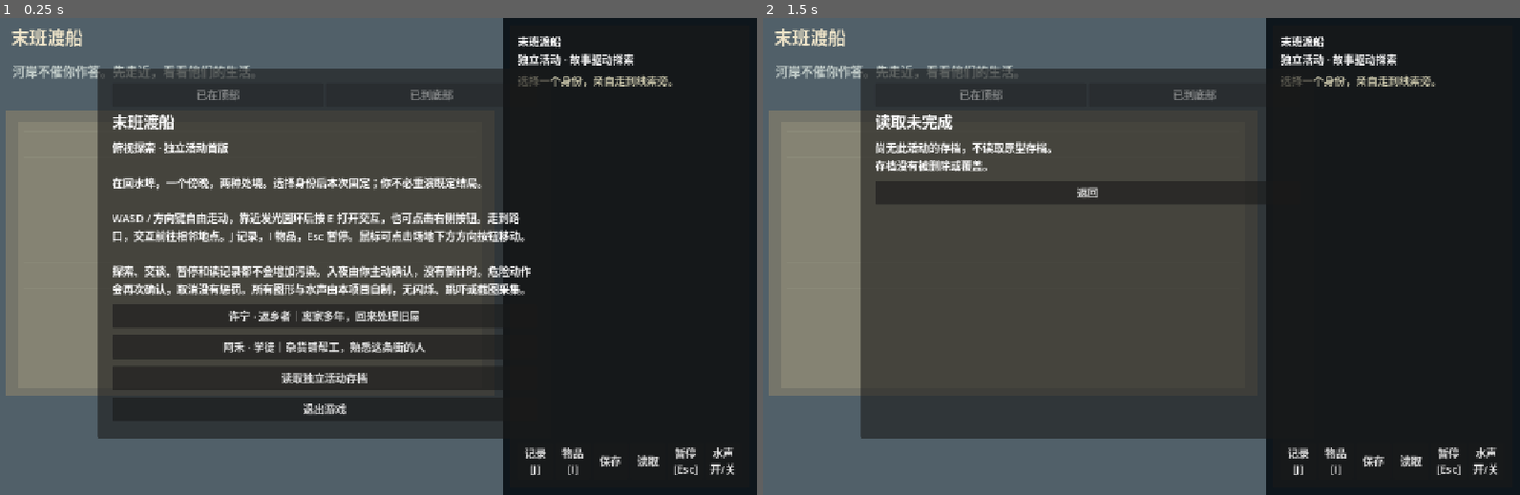
Above: before the commit, frames 1-2 (left to right).
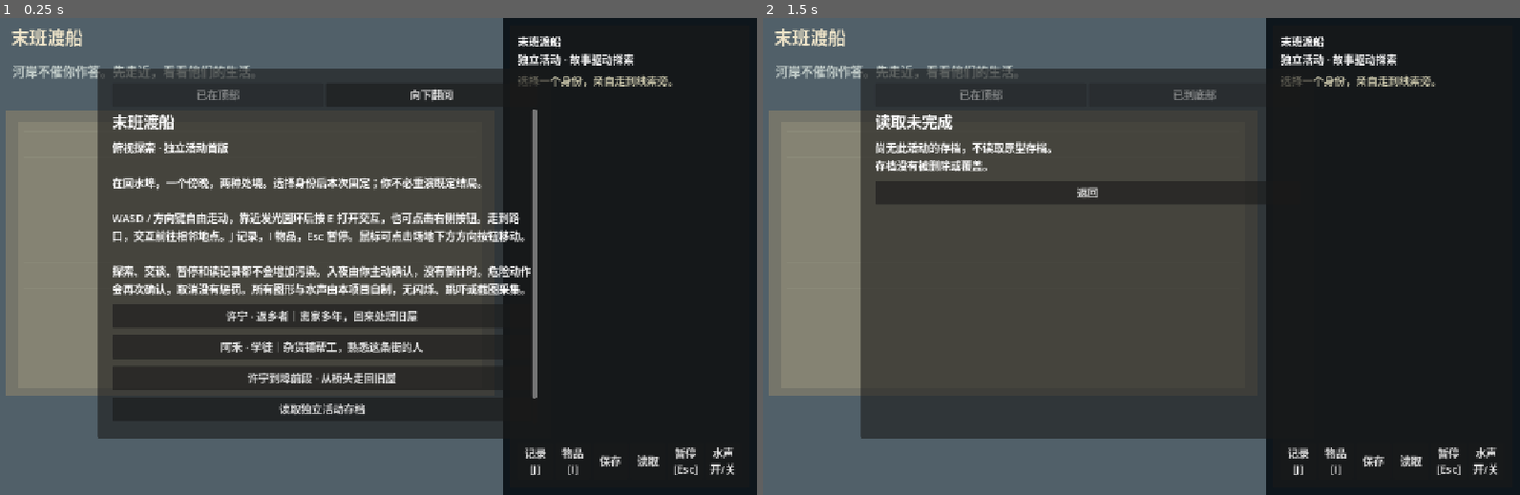
Above: after the commit, the same moments.

Repository: questroot/Cun
Game: Godot game, scene res://main.tscn
Same seed, same stepped clock (60 frames per second), same inputs: the game is played once before the commit and once after it.
Inputs:
- Up to frame 1 (0.25 s): no input
- Up to frame 2 (1.5 s): click "暂停 [Esc]" at 0.5 s; click "读取独立活动存档" at 1.25 s

The runs differ from the first frame. In frame 1, 1.8% of the frame differs, in the area x 29-71%, y 15-84%; in frame 2, nothing differs.

Commit message:
Add optional playable bridgehead arrival before returnee's existing opening

Diff:
--- a/activities/last-ferry/game/main.gd
+++ b/activities/last-ferry/game/main.gd
@@ -226,6 +226,7 @@
 	open_modal("末班渡船", "俯视探索 · 独立活动首版\n\n在回水埠，一个傍晚，两种处境。选择身份后本次固定；你不必重演既定结局。\n\nWASD / 方向键自由走动，靠近发光圆环后按 E 打开交互，也可点击右侧按钮。走到路口，交互前往相邻地点。J 记录，I 物品，Esc 暂停。鼠标可点击场地下方方向按钮移动。\n\n探索、交谈、暂停和读记录都不会增加污染。入夜由你主动确认，没有倒计时。危险动作会再次确认，取消没有惩罚。所有图形与水声由本项目自制，无闪烁、跳吓或截图采集。")
 	button(modal_body, "许宁 · 返乡者｜离家多年，回来处理旧屋", func(): start_game("xu"))
 	button(modal_body, "阿禾 · 学徒｜杂货铺帮工，熟悉这条街的人", func(): start_game("he"))
+	button(modal_body, "许宁到埠前段 · 从桥头走回旧屋", func(): start_game("xu"); story.change_place("arrival"); player = Vector2(450,440); story.note("班车在桥头放下你和一只行李箱。司机问要不要替你送到门口，你说先自己走走。旧屋钥匙在自己口袋里，不必找人证明你有权回来。"); last_place = ""; update_world(); refresh_ui())
 	button(modal_body, "读取独立活动存档", load_game)
 	button(modal_body, "退出游戏", func(): get_tree().quit())
 	refresh_ui()
@@ -437,6 +438,9 @@
 	scene_objects.clear()
 	solids.clear()
 	match story.s.place:
+		"arrival":
+			add_object("luggage", "桥栏边自己的行李箱" if not story.flag("luggage_taken") else "桥栏边的空位", Vector2(305,360))
+			add_object("house_gate", "沿巷走回许家旧屋", Vector2(745,500), "gate")
 		"street":
 			solids.append(Rect2(145, 190, 235, 95))
 			if story.s.pollution == 1:
@@ -681,6 +685,11 @@
 			button(modal_body, "离开这段体验", func(): confirm("离开前可先保存。保留旅途经历，不带走当地财物与身份。本活动首版到此，没有尚未制作的第二地区。确认离开？", func(): do_action("leave")))
 	else:
 		match target:
+			"luggage":
+				if story.flag("luggage_taken"):
+					button(modal_body, "行李已经提在自己手上", close_modal)
+					return
+				button(modal_body, "提起自己的行李", func(): close_modal(); story.set_flag("luggage_taken"); story.note("箱轮卡着一粒桥上的碎石。许宁把它抠掉，拎起箱子。里面是换洗衣服和处理旧屋的文件，不是要交给河上的旧物。"); last_place = ""; update_world(); refresh_ui())
 			"zhou_absent":
 				button(modal_body, "看看棚边留下什么", func(): close_modal(); story.note("矮凳空着，通向旧阶的钟绳已经绷直。周伯没有消失，他说过要亲自把钟敲完。旧阶的路就在棚东侧。"); refresh_ui())
 			"release_scene":
@@ -843,6 +852,10 @@
 	draw_string(font, Vector2(32, 95), Story.PLACES[story.s.place], HORIZONTAL_ALIGNMENT_LEFT, -1, 25, Color("e0d5b4"))
 	draw_string(font, Vector2(32, 130), "道路范围：石色地面　圆环：可交互　门形：地点连接", HORIZONTAL_ALIGNMENT_LEFT, -1, 18, Color("bac5c3"))
 	match story.s.place:
+		"arrival":
+			draw_rect(Rect2(40,175,780,100),Color("3b5057"))
+			draw_line(Vector2(80,290),Vector2(790,290),Color("a9a18e"),8)
+			if not story.flag("luggage_taken"): draw_rect(Rect2(290,345,30,28),Color("785c49"))
 		"street":
 			if story.s.pollution == 1:
 				var stock_pos := player+Vector2(15,10) if story.flag("stock_carried") else (Vector2(420,300) if story.flag("stock_dried") or story.s.phase == "epilogue" else Vector2(365,365))
--- a/activities/last-ferry/game/story_state.gd
+++ b/activities/last-ferry/game/story_state.gd
@@ -1,7 +1,7 @@
 extends RefCounted
 ## All facts here are obtained by actions, never by reading author-only story text.
 const VERSION := 1
-const PLACES := {"street":"杂货铺 / 街口", "shelter":"候船棚", "house":"许家旧屋", "steps":"旧石阶", "boat":"夜船·靠岸侧舷"}
+const PLACES := {"arrival":"桥头落客点", "street":"杂货铺 / 街口", "shelter":"候船棚", "house":"许家旧屋", "steps":"旧石阶", "boat":"夜船·靠岸侧舷"}
 const EVIDENCE := {
 	"timetable":"旧通航告示：白灯招呼登船；夜间停航，应收白灯。",
 	"lamp":"亲眼所见：白色外罩内有未干透的蓝漆，两根新接线绕着一只旧灯；罩内下缘挂着一截铜片。白罩与内灯不是一同做成的。",
Not shown, changed: PROJECT_STATUS.md
